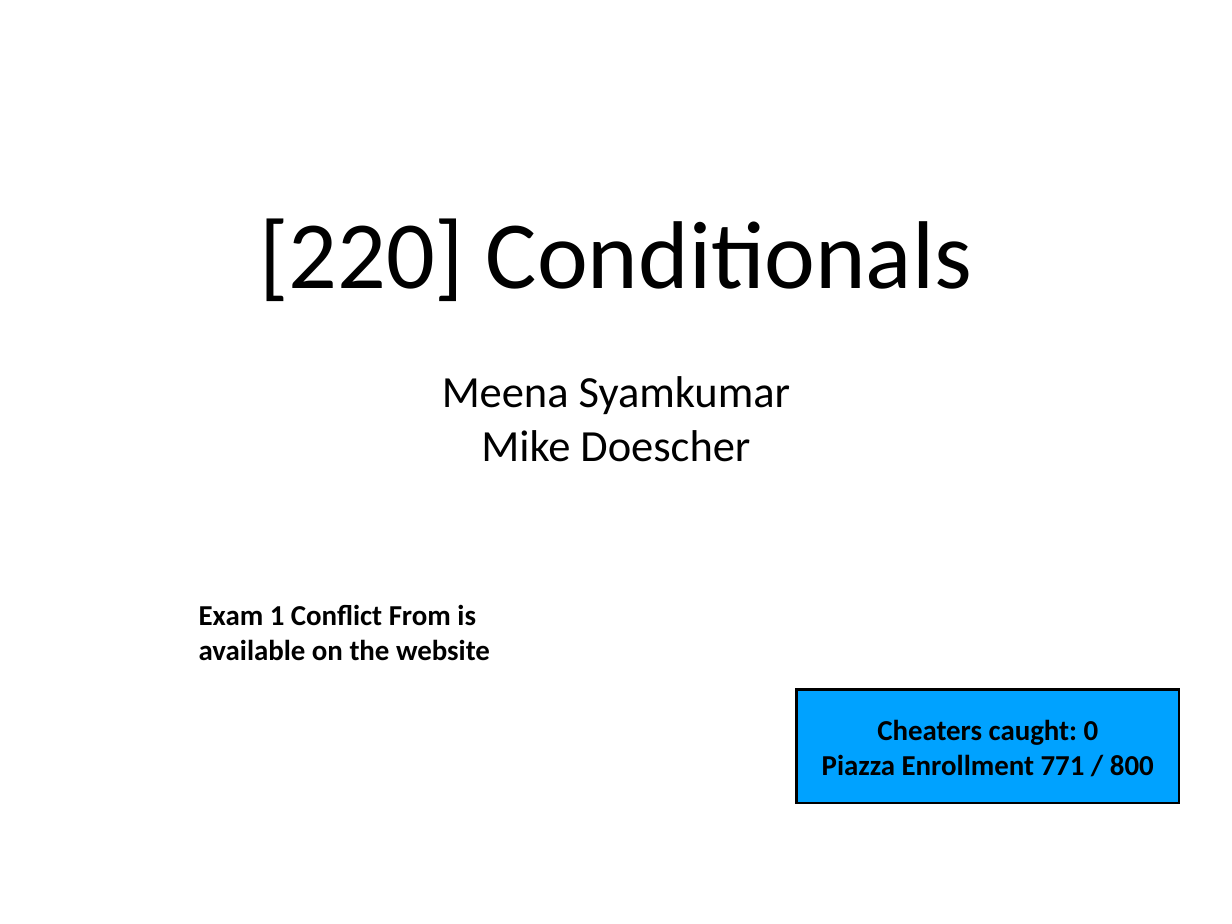
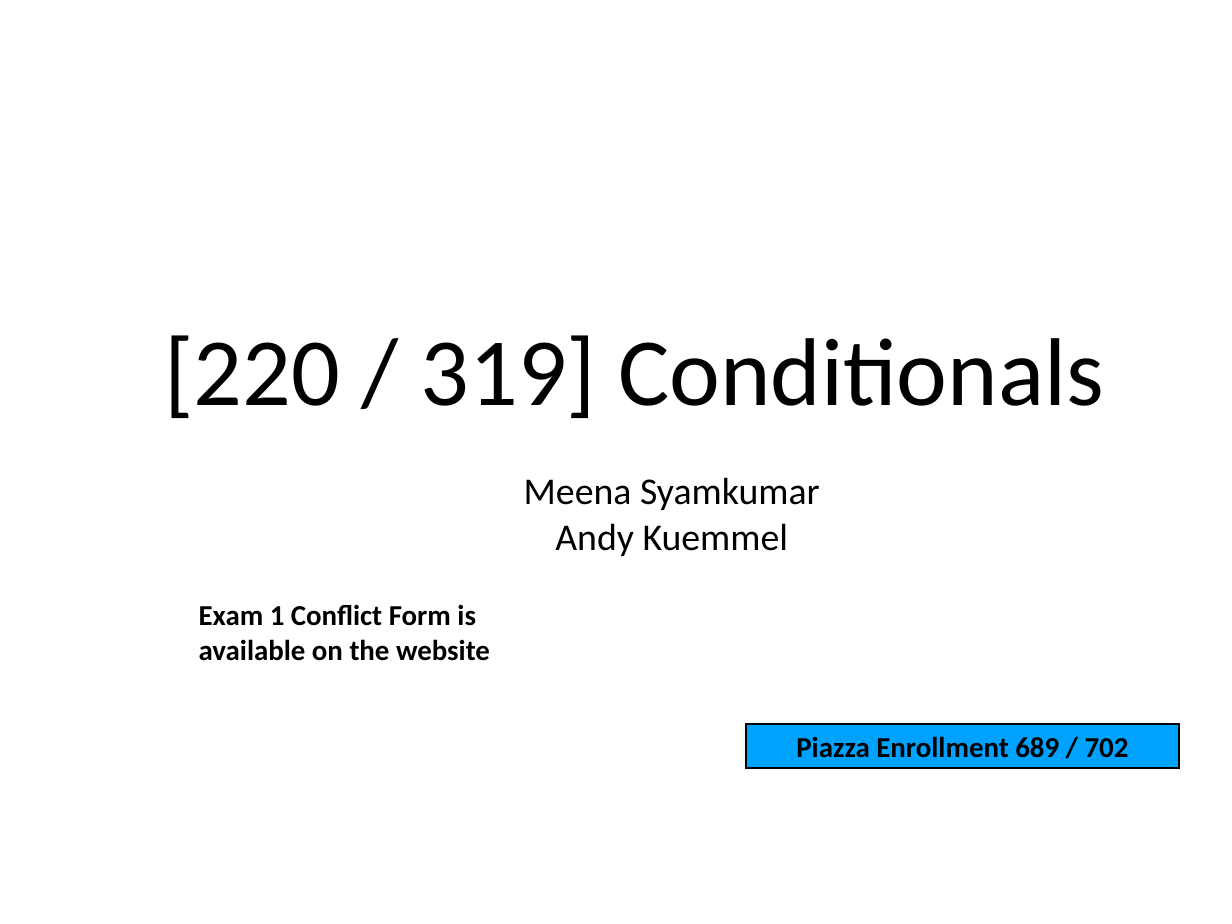
Before and after one commit to tylerharter/caraza-harter-com, a slide deck: slide 1 of tyler/meena/cs220/s21/materials/lec_09_S21.ppt. Drawn at 1232x924 pixels with LibreOffice and Linux fonts; fonts in the diff are those of the drawing. Boxes give left, top, right and bottom in pixels: in the first picture for what was removed or moved away, otherwise in the second. Text is boxed around its words. In the diff, an @@ line names an element or a change of style, - is before the commit and + after.

```diff
--- a/tyler/meena/cs220/s21/materials/lec_09_S21.ppt
+++ b/tyler/meena/cs220/s21/materials/lec_09_S21.ppt
@@ title at (165, 335, 1104, 418): text changed @@
-[220] Conditionals
+[220 / 319] Conditionals
@@ subtitle removed at (442, 376, 790, 462) @@
-Meena Syamkumar
-Mike Doescher
@@ text added at (524, 477, 820, 556), 31.4 pt, text #000000 @@
+Meena Syamkumar
+Andy Kuemmel
@@ text at (199, 604, 490, 661): text changed @@
-Exam 1 Conflict From is available on the website
+Exam 1 Conflict Form is available on the website
@@ rectangle "Piazza Enrollment 689 / 702": place and size @@
-rectangle "Piazza Enrollment 689 / 702" at (796, 690, 1179, 803)
+rectangle "Piazza Enrollment 689 / 702" at (746, 724, 1179, 768)
@@ text in rectangle at (796, 736, 1129, 758): text changed @@
-Cheaters caught: 0
-Piazza Enrollment 771 / 800
+Piazza Enrollment 689 / 702
```
Also in this commit, not shown: 3 other slides changed, 8 other files.
